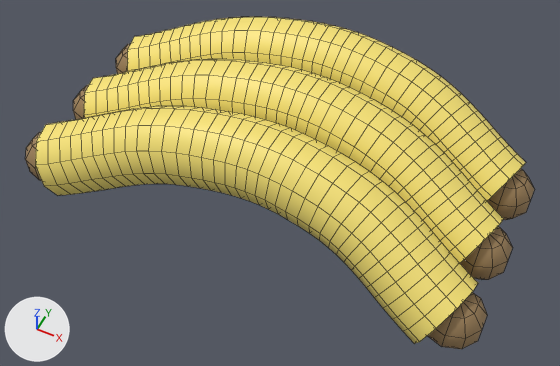
Before and after pictures for a commit that changed the FBX model Assets/Models/Food/Home/Food_pisang.fbx.
Before and after are seen from a camera (50 mm lens) standing at (0.0758, -0.1546, 0.192) and looking at (0.0033, -0.0096, 0.0108). Arrows for +X, +Y and +Z are at lower left; the lights stay in place. The older version comes first. Mesh edges are drawn as thin lines.

The first picture shows 'Food_pisang'.
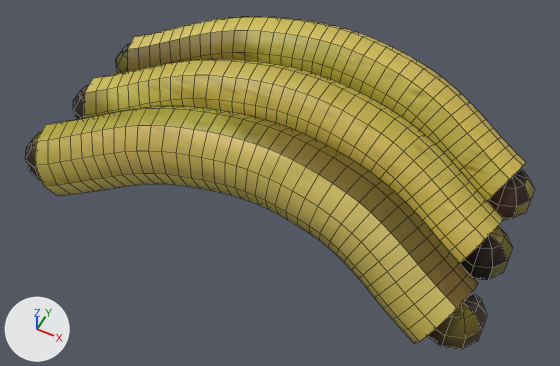
Where the change shows, as pixel boxes (x1, y1, x2, y2) in the pictures (560 x 366 px):
```json
{"object": "Food_pisang", "change": "surface changed", "before": [25, 17, 534, 349], "after": [25, 17, 534, 349], "on screen": "darker"}
```

The change, as JSON lines over the scene's bpy script:
```json
{"op": "add", "block": "img_m_food_bananatip_albedo_png", "code": ["img_m_food_bananatip_albedo_png = load_image('M_Food_BananaTip_Albedo.png', '../../../Textures/Food/Home/M_Food_BananaTip_Albedo.png', 512, 512, 'sRGB')"]}
{"op": "add", "block": "img_m_food_banana_albedo_png", "code": ["img_m_food_banana_albedo_png = load_image('M_Food_Banana_Albedo.png', '../../../Textures/Food/Home/M_Food_Banana_Albedo.png', 1024, 1024, 'sRGB')"]}
{"op": "remove", "block": "mat_m_food_banana", "code": "mat_m_food_banana.base_color = (0.95, 0.78, 0.18)  # yellow #f9e576"}
{"op": "add", "block": "mat_m_food_banana", "code": "mat_m_food_banana.texture = img_m_food_banana_albedo_png"}
{"op": "remove", "block": "mat_m_food_bananatip", "code": "mat_m_food_bananatip.base_color = (0.34, 0.22, 0.1)  # brown #9e8159"}
{"op": "add", "block": "mat_m_food_bananatip", "code": "mat_m_food_bananatip.texture = img_m_food_bananatip_albedo_png"}
{"block": "me_banana_0", "where": "me_banana_0.from_pydata(...)  # 1362 vertices, 1380 faces; spans x -0.075..0.075, y -0.044..0.044, z 0.0..0.04"}
{"block": "me_banana_0", "where": "# used by ob_food_pisang; location = (0.0, 0.0, 0.0)"}
{"block": "me_banana_0", "change": "me_banana_0 part 1: 1379 kept faces spanning x -0.075..0.075, y -0.044..0.044, z 0.0..0.04 get new texture (UV) coordinates"}
```
